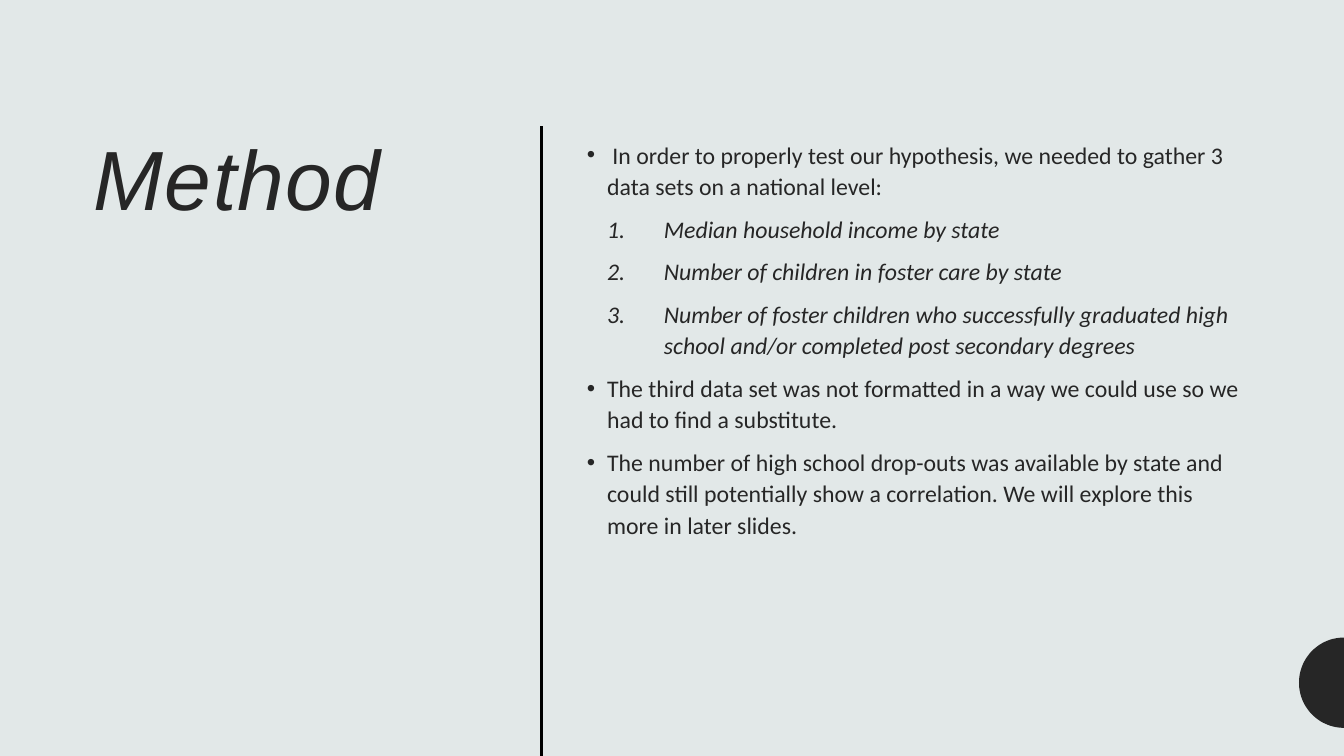
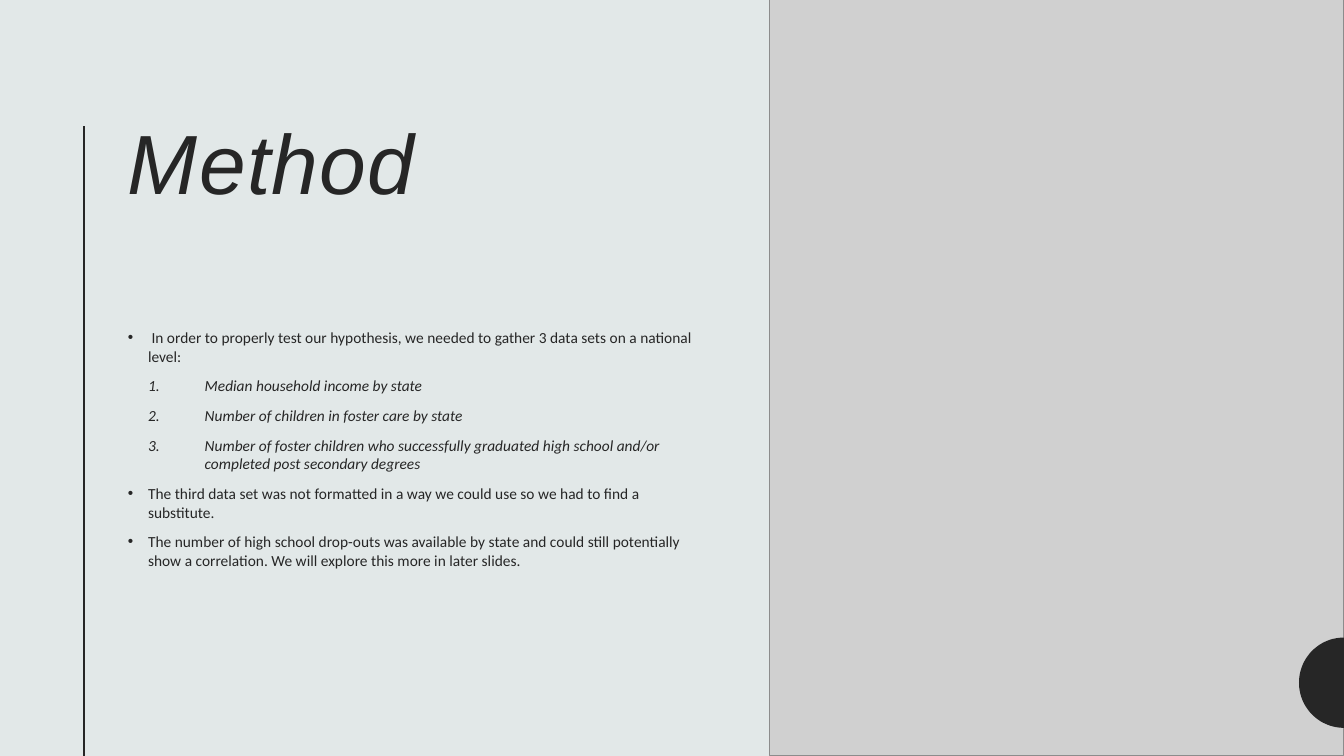
Before and after one commit to lordegraves/exploring_data_in_foster_care, a slide deck: slide 6 of Resources/Project1_Presentation.pptx. Drawn at 1344x756 pixels with LibreOffice and Linux fonts; fonts in the diff are those of the drawing; grey boxes stand for pictures; background and template pictures are left out. Boxes give left, top, right and bottom in pixels: in the first picture for what was removed or moved away, otherwise in the second. Text is boxed around its words. In the diff, an @@ line names an element or a change of style, - is before the commit and + after.

Commit message:
Made design changes to the PPT and added new charts

```diff
--- a/Resources/Project1_Presentation.pptx
+++ b/Resources/Project1_Presentation.pptx
@@ rectangle removed at (0,0,1344,756) @@
@@ picture added at (769,0,1344,756) @@
@@ title "Method": place and size @@
-title "Method" at (94,149,381,211)
+title "Method" at (128,133,415,195)
@@ line added from (84, 126) to (84, 756), #262626 1.5 pt @@
@@ line removed from (541, 126) to (541, 756) @@
@@ text "In order to properly test ...": place and size @@
-text "In order to properly test ..." at (607,147,1239,534)
+text "In order to properly test ..." at (148,332,691,569)
@@ text "In order to properly test ..." at (148,332,691,569): size 17 to 11 pt; line spacing 1.1 to 1 @@
```
Also in this commit, not shown: 8 other slides changed.
